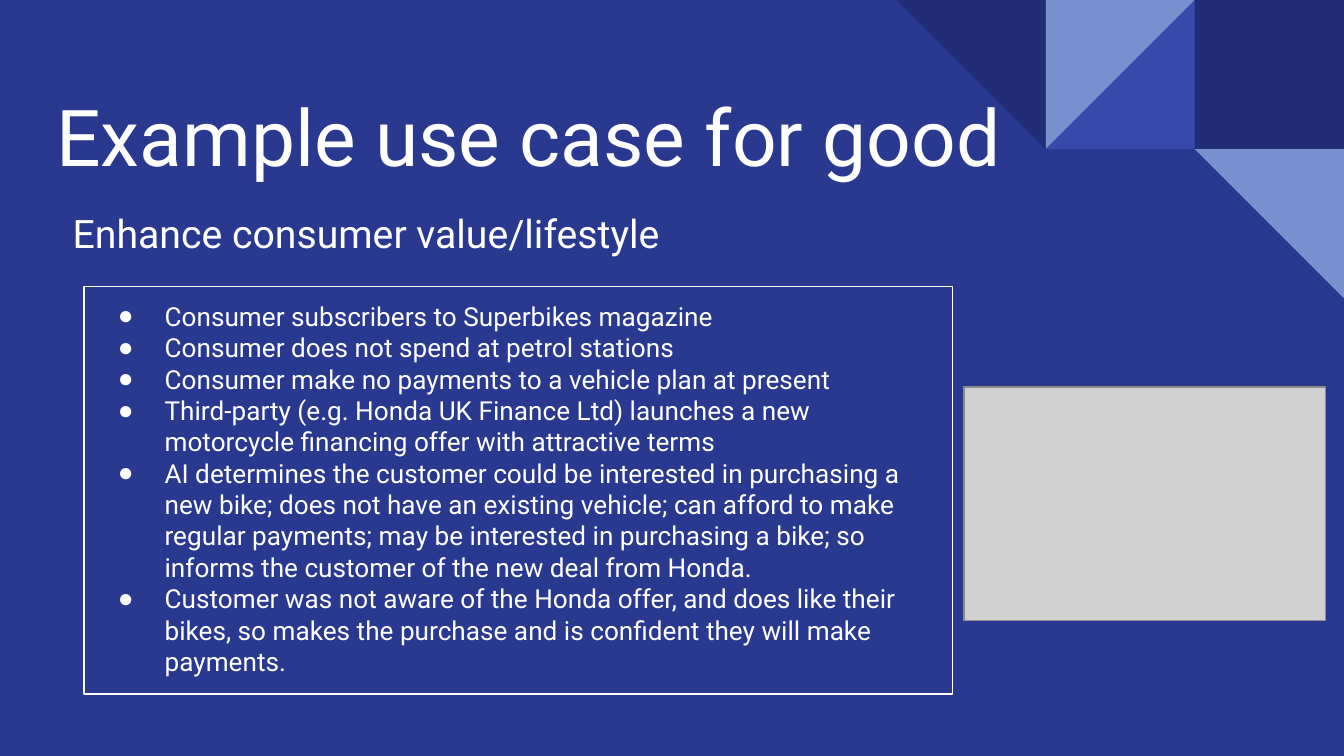
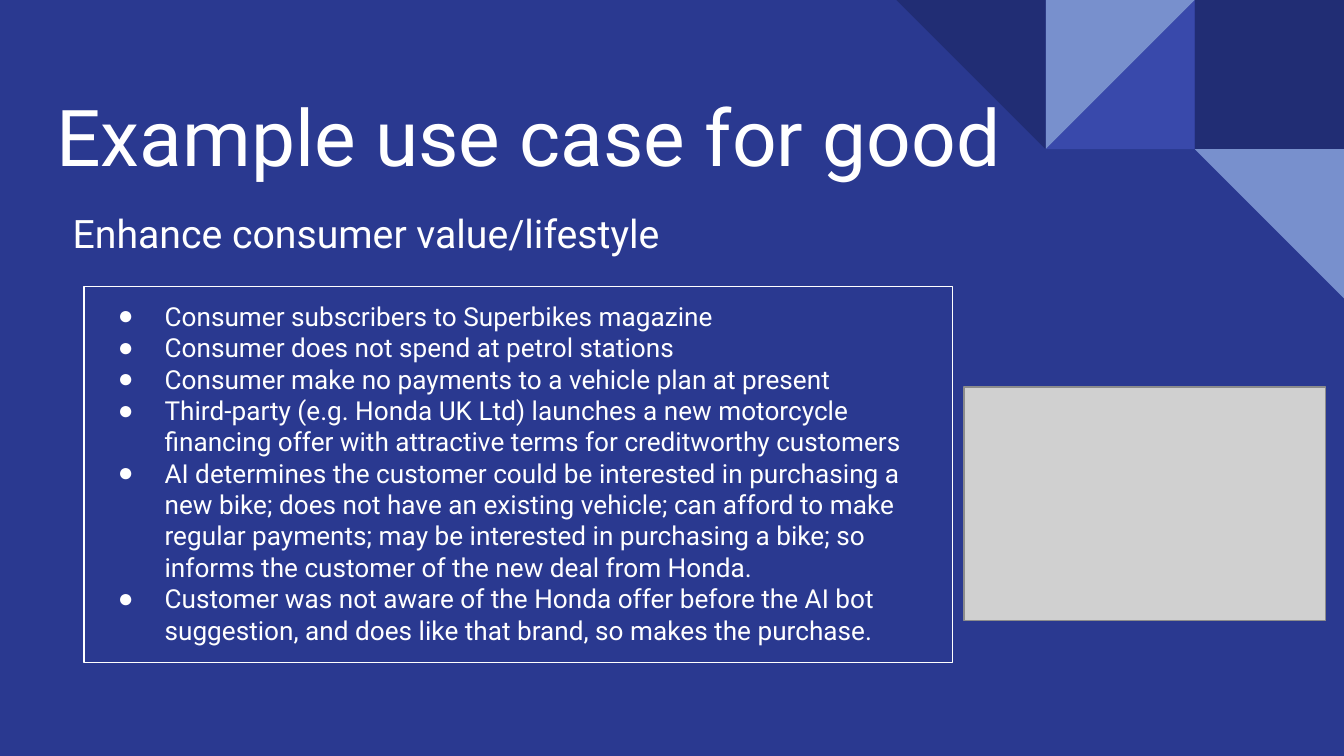
Before and after one commit to pjbateman/codeclan_homework_paul, a slide deck: slide 3 of week_03/day_4/CodeClan Ethics Presentation.pptx. Drawn at 1344x756 pixels with LibreOffice and Linux fonts; fonts in the diff are those of the drawing; grey boxes stand for pictures. Boxes give left, top, right and bottom in pixels: in the first picture for what was removed or moved away, otherwise in the second. Text is boxed around its words. In the diff, an @@ line names an element or a change of style, - is before the commit and + after.

```diff
--- a/week_03/day_4/CodeClan Ethics Presentation.pptx
+++ b/week_03/day_4/CodeClan Ethics Presentation.pptx
@@ rectangle "Consumer subscribers to Superbikes magazine": place and size @@
-rectangle "Consumer subscribers to Superbikes magazine" at [83, 286, 952, 694]
+rectangle "Consumer subscribers to Superbikes magazine" at [83, 286, 952, 661]
@@ text in rectangle at [165, 399, 900, 457]: text changed @@
-● Third-party (e.g. Honda UK Finance Ltd) launches a new motorcycle financing offer with attractive terms
+● Third-party (e.g. Honda UK Ltd) launches a new motorcycle financing offer with attractive terms for creditworthy customers
@@ text in rectangle at [165, 588, 873, 646]: text changed @@
-● Customer was not aware of the Honda offer, and does like their bikes, so makes the purchase and is confident they will make payments.
+● Customer was not aware of the Honda offer before the AI bot suggestion, and does like that brand, so makes the purchase.
```
Also in this commit, not shown: 3 other slides changed, 1 other file.
